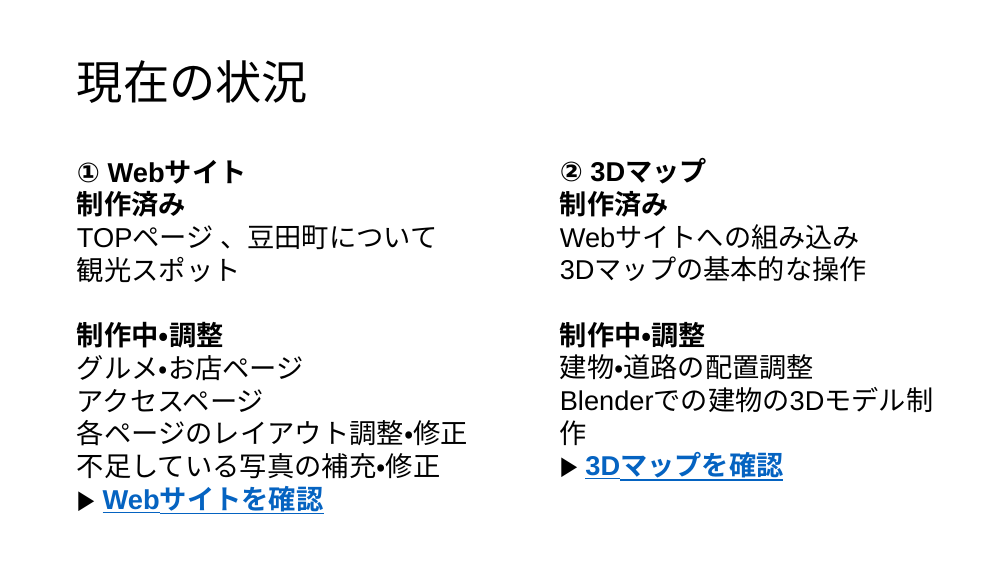
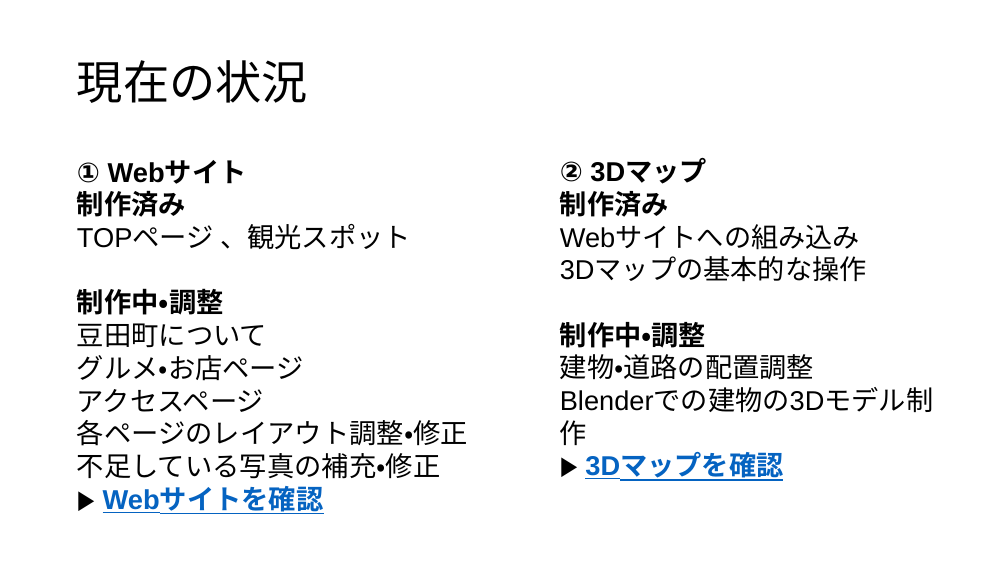
Before and after one commit to ckg25098-lang/zemi, a slide deck: slide 7 of 卒業制作 テーマ・中間発表.pptx. Drawn at 1008x567 pixels with LibreOffice and Linux fonts; fonts in the diff are those of the drawing. Boxes give left, top, right and bottom in pixels: in the first picture for what was removed or moved away, otherwise in the second. Text is boxed around its words. In the diff, an @@ line names an element or a change of style, - is before the commit and + after.

Commit message:
制作

```diff
--- a/卒業制作 テーマ・中間発表.pptx
+++ b/卒業制作 テーマ・中間発表.pptx
@@ text at [77, 224, 411, 348]: text changed @@
-TOPページ 、豆田町について
-観光スポット
-制作中・調整
+TOPページ 、観光スポット
+制作中・調整
+豆田町について
```
Also in this commit, not shown: 11 other files.
